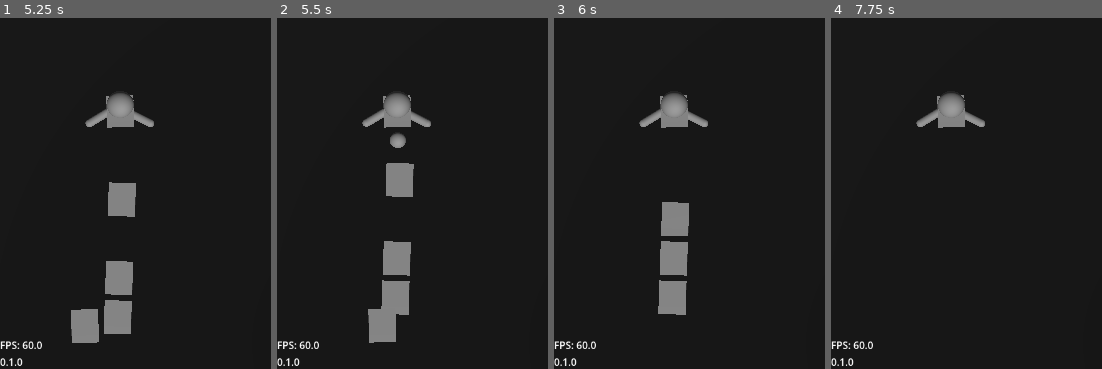
Above: before the commit, frames 1-4 (left to right).
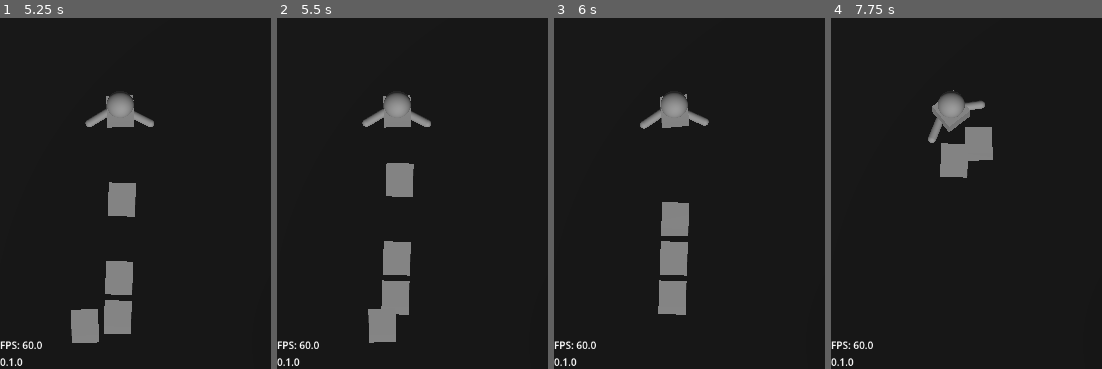
Above: after the commit, the same moments.

Repository: Grey-B/toy-defenders
Game: Godot game, scene res://src/core/main_game/main_game.tscn
Same seed, same stepped clock (60 frames per second), same inputs: the game is played once before the commit and once after it.
Inputs:
- Up to frame 1 (5.25 s): tap Enter at 0.5 s; tap I every 0.75 s from 0.6 to 5.1 s
- Up to frame 2 (5.5 s): no input
- Up to frame 3 (6 s): tap I at 5.85 s
- Up to frame 4 (7.75 s): tap I at 6.6, 7.35 s

Frame 1 is identical in both runs. In frame 2, 0.2% of the frame differs, in the area x 41-48%, y 32-38%; in frame 3, 0.2%; in frame 4, 2.7%, in the area x 31-60%, y 20-46%.

Commit message:
Fixed previous bug

Diff:
--- a/src/gameplay/towers/base_tower.gd
+++ b/src/gameplay/towers/base_tower.gd
@@ -39,11 +39,10 @@
 
 
 func _process(_delta: float) -> void:
-	if enemy_detection.select_target() != null:
-		body_model.look_at(enemy_detection.select_target().global_position)
+	var target := enemy_detection.select_target()
+	if target != null:
+		body_model.look_at(target.global_position)
 		body_model.rotate_y(deg_to_rad(180))
-	else:
-		attack_timer.stop()
 
 
 func apply_modifiers() -> void:
